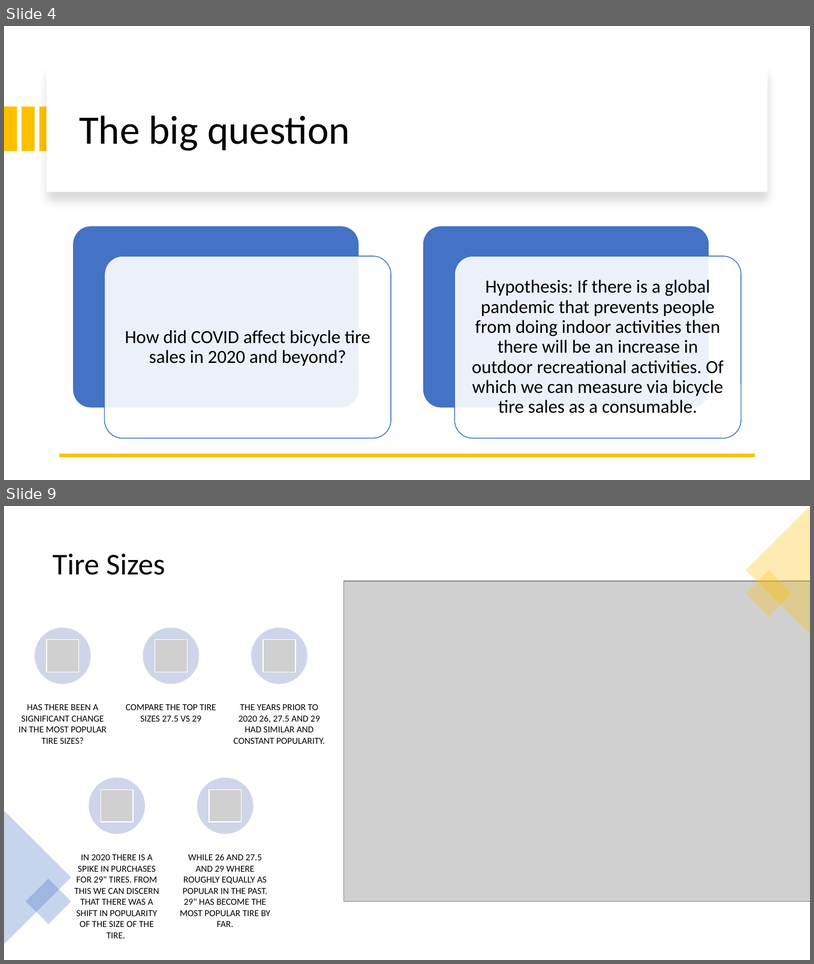
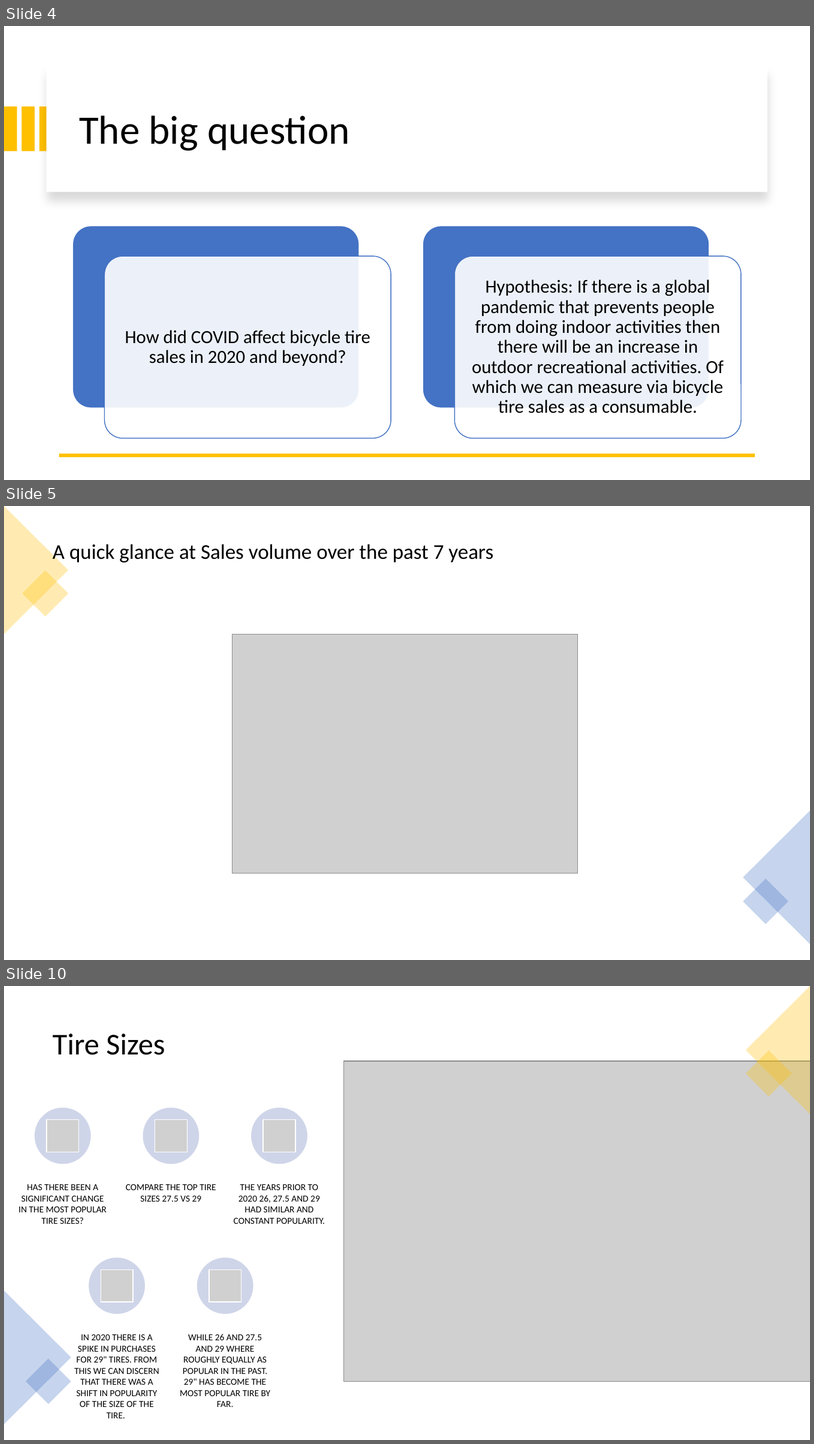
Before and after one commit to 2Delta/GT-Coding-Boot-Camp_Project-1, a slide deck: Project_power_point.pptx. Shown one above the other, each under a label of ours: slides 4 and 9 before the commit, slides 4, 5 and 10 after it; the slides between them are not shown. The pictures are 814x964 and 814x1444 pixels, drawn with LibreOffice and Linux fonts; fonts in the diff are those of the drawing; grey boxes stand for pictures. Boxes give left, top, right and bottom in pixels: in the first picture for what was removed or moved away, otherwise in the second. Text is boxed around its words. In the diff, an @@ line names an element or a change of style, - is before the commit and + after.

```diff
--- a/Project_power_point.pptx
+++ b/Project_power_point.pptx
@@ slide 5 added at <box>4,506,810,960</box>, background #FFFFFF @@
@@ triangle added at <box>4,506,68,634</box>, fill #FFC000 at 30% opacity @@
@@ title added at <box>53,544,494,564</box>, 25 pt, text #000000 @@
+A quick glance at Sales volume over the past 7 years
@@ rectangle added at <box>22,571,68,617</box>, fill #FFC000 at 30% opacity @@
@@ picture added at <box>232,634,578,873</box> @@
@@ triangle added at <box>744,810,810,944</box>, fill #4472C4 at 30% opacity @@
@@ rectangle added at <box>743,878,789,924</box>, fill #4472C4 at 30% opacity @@
@@ what was slide 9 is now slide 10 @@
```
Also in this commit, not shown: 3 slides changed, 3 other slides added, 2 slides removed.
